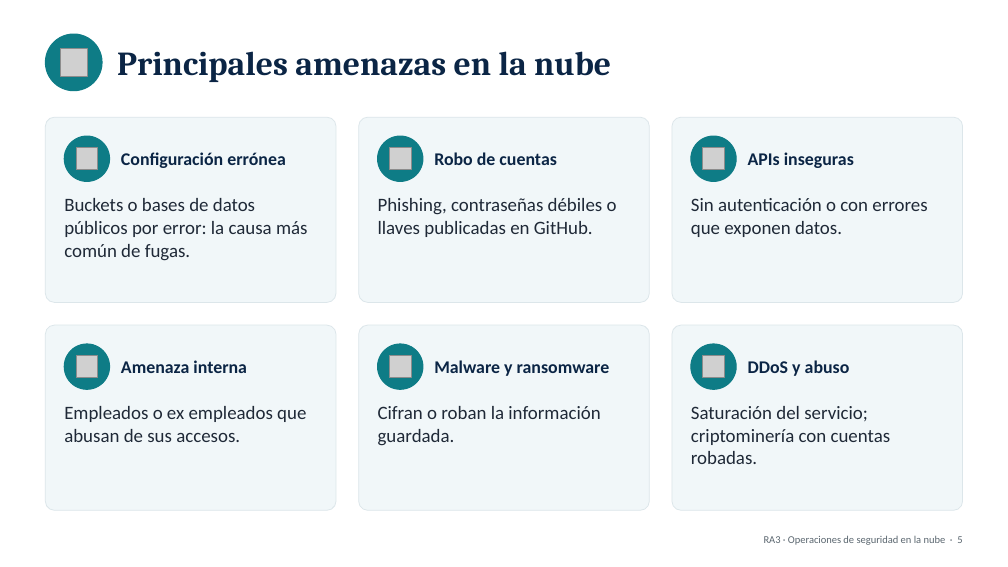
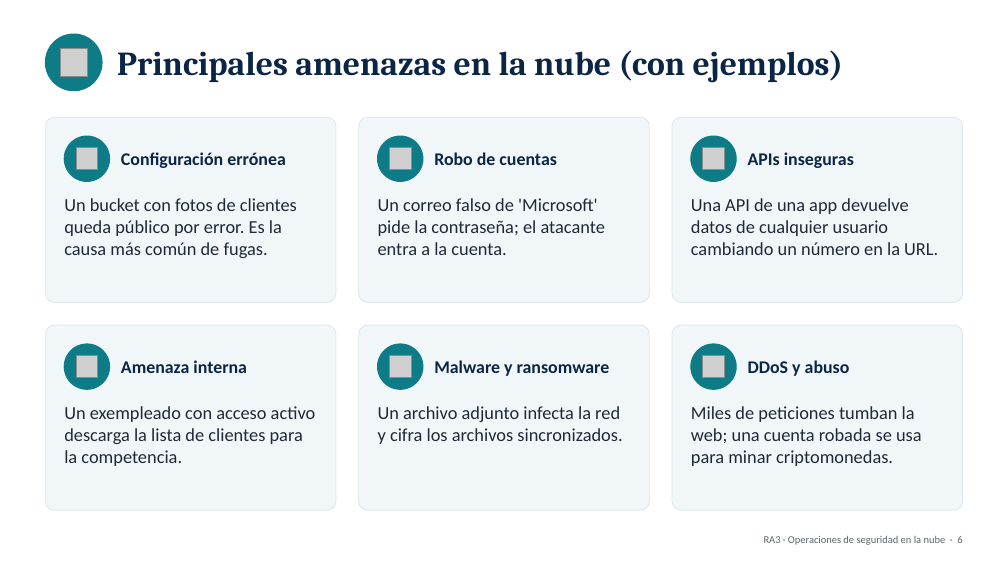
Before and after one commit to HrndzEricka/CABANA, a slide deck: slide 7 of 11-3/presentaciones/RA3_Operaciones_Seguridad_Nube.pptx (slide 6 before the commit). Drawn at 1008x567 pixels with LibreOffice and Linux fonts; fonts in the diff are those of the drawing; grey boxes stand for pictures. Boxes give left, top, right and bottom in pixels: in the first picture for what was removed or moved away, otherwise in the second. Text is boxed around its words. In the diff, an @@ line names an element or a change of style, - is before the commit and + after.

```diff
--- a/11-3/presentaciones/RA3_Operaciones_Seguridad_Nube.pptx
+++ b/11-3/presentaciones/RA3_Operaciones_Seguridad_Nube.pptx
@@ text at <box>117,50,844,83</box>: text changed @@
-Principales amenazas en la nube
+Principales amenazas en la nube (con ejemplos)
@@ text at <box>64,198,297,258</box>: text changed; size 18 to 17.5 pt @@
-Buckets o bases de datos públicos por error: la causa más común de fugas.
+Un bucket con fotos de clientes queda público por error. Es la causa más común de fugas.
@@ text at <box>378,198,605,255</box>: text changed; size 18 to 17.5 pt @@
-Phishing, contraseñas débiles o llaves publicadas en GitHub.
+Un correo falso de 'Microsoft' pide la contraseña; el atacante entra a la cuenta.
@@ text at <box>691,198,938,255</box>: text changed; size 18 to 17.5 pt @@
-Sin autenticación o con errores que exponen datos.
+Una API de una app devuelve datos de cualquier usuario cambiando un número en la URL.
@@ text at <box>64,406,316,466</box>: text changed; size 18 to 17.5 pt @@
-Empleados o ex empleados que abusan de sus accesos.
+Un exempleado con acceso activo descarga la lista de clientes para la competencia.
@@ text at <box>378,406,622,444</box>: text changed; size 18 to 17.5 pt @@
-Cifran o roban la información guardada.
+Un archivo adjunto infecta la red y cifra los archivos sincronizados.
@@ text at <box>691,406,922,466</box>: text changed; size 18 to 17.5 pt @@
-Saturación del servicio; criptominería con cuentas robadas.
+Miles de peticiones tumban la web; una cuenta robada se usa para minar criptomonedas.
```
Also in this commit, not shown: 17 other slides changed, 14 slides added, 2 slides removed, 4 other files.
